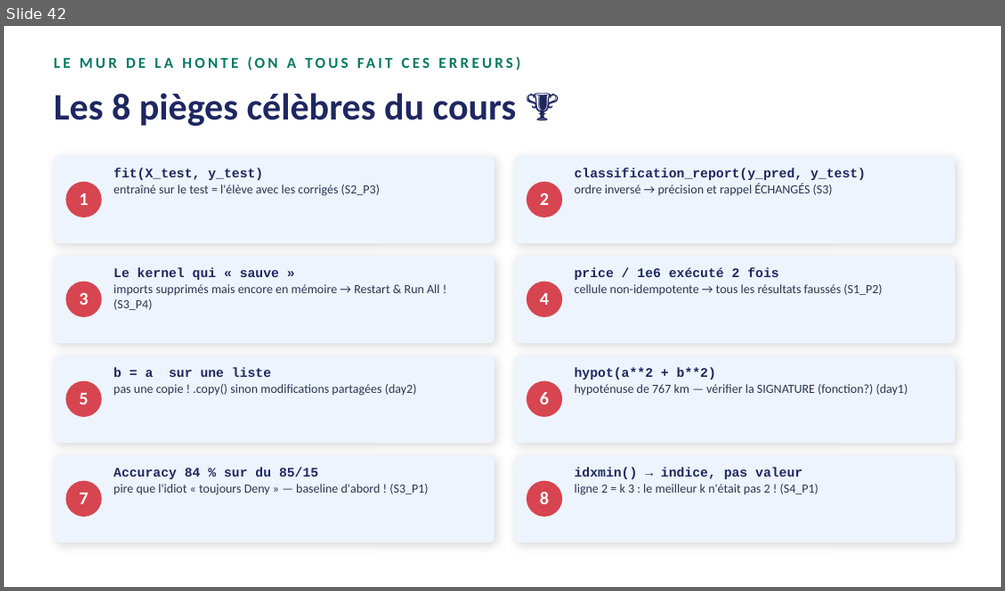
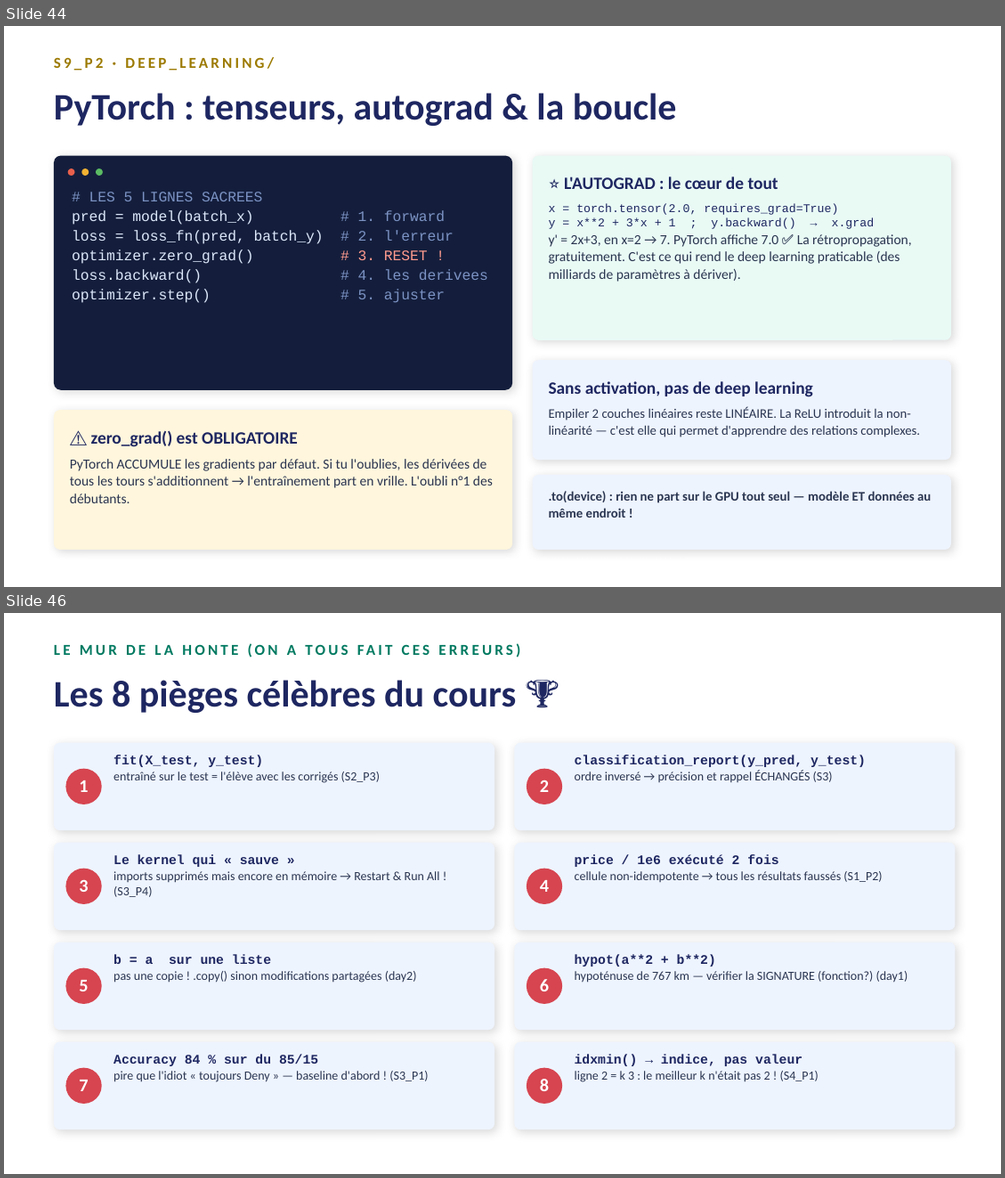
Before and after one commit to RobinsanKiritheepan/Cours_Python, a slide deck: Cours_Python_IA.pptx. Shown one above the other, each under a label of ours: slide 42 before the commit, slides 44 and 46 after it; the slides between them are not shown. The pictures are 1005x591 and 1005x1178 pixels, drawn with LibreOffice and Linux fonts; fonts in the diff are those of the drawing. Boxes give left, top, right and bottom in pixels: in the first picture for what was removed or moved away, otherwise in the second. Text is boxed around its words. In the diff, an @@ line names an element or a change of style, - is before the commit and + after.

```diff
--- a/Cours_Python_IA.pptx
+++ b/Cours_Python_IA.pptx
@@ slide 44 added at [4,26,1001,587], background #FFFFFF @@
@@ text added at [54,57,274,70], 11 pt, text #9C7A00, bold @@
+S9_P2 · DEEP_LEARNING/
@@ text added at [54,93,677,126], 27 pt, text #1E2761, bold @@
+PyTorch : tenseurs, autograd & la boucle
@@ rounded rectangle added at [54,156,512,390], fill #141E3C @@
@@ rounded rectangle added at [533,156,951,340], fill #E9FAF5 @@
@@ ellipse added at [68,168,75,176], fill #E8604C @@
@@ ellipse added at [81,168,89,176], fill #F2B233 @@
@@ ellipse added at [96,168,103,176], fill #5BBB63 @@
@@ text added at [564,176,778,189], 12.5 pt, text #1E2761, bold @@
+⭐ L'AUTOGRAD : le cœur de tout
@@ text added at [72,192,488,303], 10.5 pt, text #DCE7FA @@
+# LES 5 LIGNES SACREES
+pred = model(batch_x) # 1. forward
+loss = loss_fn(pred, batch_y) # 2. l'erreur
+optimizer.zero_grad() # 3. RESET !
+loss.backward() # 4. les derivees
+optimizer.step() # 5. ajuster
@@ text added at [549,203,912,281], 10 pt, text #2A3550 @@
+x = torch.tensor(2.0, requires_grad=True)
+y = x**2 + 3*x + 1 ; y.backward() → x.grad
+y' = 2x+3, en x=2 → 7. PyTorch affiche 7.0 ✅ La rétropropagation, gratuitement. C'est ce qui rend le deep learning praticable (des milliards de paramètres à dériver).
@@ rounded rectangle added at [533,360,951,459], fill #EEF4FE @@
@@ text added at [549,381,813,397], 12.5 pt, text #1E2761, bold @@
+Sans activation, pas de deep learning
@@ rounded rectangle added at [54,410,512,549], fill #FFF6DD @@
@@ text added at [549,406,920,437], 9.5 pt, text #2A3550 @@
+Empiler 2 couches linéaires reste LINÉAIRE. La ReLU introduit la non-linéarité — c'est elle qui permet d'apprendre des relations complexes.
@@ text added at [91,430,298,447], 12.5 pt, text #1E2761, bold @@
+⚠️ zero_grad() est OBLIGATOIRE
@@ text added at [70,459,493,503], 10 pt, text #2A3550 @@
+PyTorch ACCUMULE les gradients par défaut. Si tu l'oublies, les dérivées de tous les tours s'additionnent → l'entraînement part en vrille. L'oubli n°1 des débutants.
@@ rounded rectangle added at [533,475,951,549], fill #EEF4FE @@
@@ text added at [549,491,930,517], 9.5 pt, text #2A3550, bold @@
+.to(device) : rien ne part sur le GPU tout seul — modèle ET données au même endroit !
@@ what was slide 42 is now slide 46 @@
```
Also in this commit, not shown: 3 slides changed, 3 other slides added, 14 other files.
